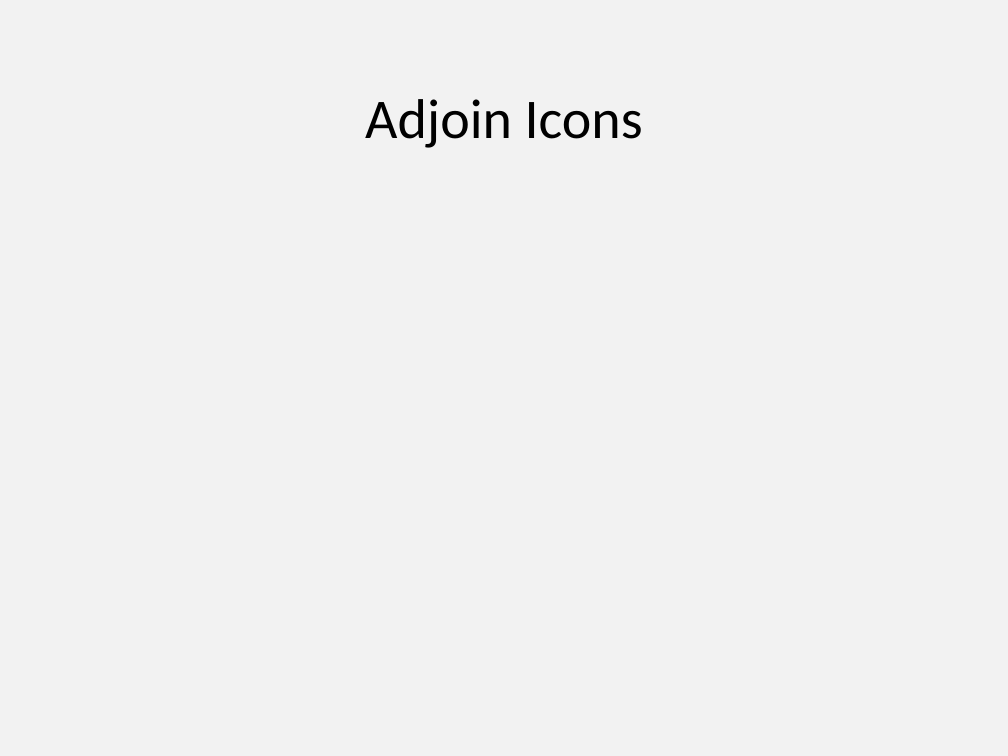
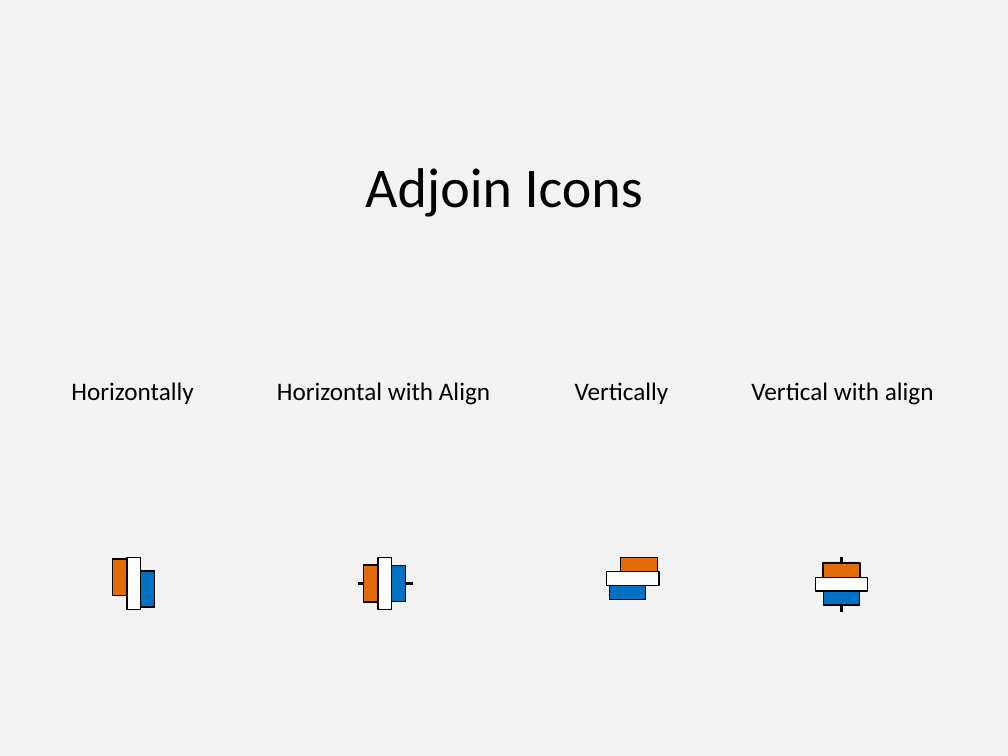
Before and after one commit to PowerPointLabs/PowerPointLabs, a slide deck: slide 3 of doc/Icons-PositionsLab.pptx. Drawn at 1008x756 pixels with LibreOffice and Linux fonts; fonts in the diff are those of the drawing. Boxes give left, top, right and bottom in pixels: in the first picture for what was removed or moved away, otherwise in the second. Text is boxed around its words. In the diff, an @@ line names an element or a change of style, - is before the commit and + after.

```diff
--- a/doc/Icons-PositionsLab.pptx
+++ b/doc/Icons-PositionsLab.pptx
@@ text "Adjoin Icons": place and size @@
-text "Adjoin Icons" at (365, 99, 643, 148)
+text "Adjoin Icons" at (365, 168, 643, 217)
@@ text added at (71, 382, 193, 404), 18 pt, text #000000 @@
+Horizontally
@@ text added at (277, 382, 490, 405), 18 pt, text #000000 @@
+Horizontal with Align
@@ text added at (575, 382, 669, 404), 18 pt, text #000000 @@
+Vertically
@@ text added at (751, 382, 934, 405), 18 pt, text #000000 @@
+Vertical with align
@@ rectangle added at (113, 559, 127, 596), fill #E46B09, outline #000000 1 pt @@
@@ rectangle added at (127, 557, 141, 610), fill #FFFFFF, outline #000000 1 pt @@
@@ group added at (358, 557, 412, 610): 3 rectangles, 1 line @@
@@ rectangle added at (621, 557, 657, 572), fill #E46B09, outline #000000 1 pt @@
@@ rectangle added at (140, 571, 154, 607), fill #0070C0, outline #000000 1 pt @@
@@ rectangle added at (607, 572, 659, 586), fill #FFFFFF, outline #000000 1 pt @@
@@ rectangle added at (610, 586, 646, 600), fill #0070C0, outline #000000 1 pt @@
@@ group added at (815, 557, 868, 612): 3 rectangles, 1 line @@
```
Also in this commit, not shown: 2 other slides changed.
